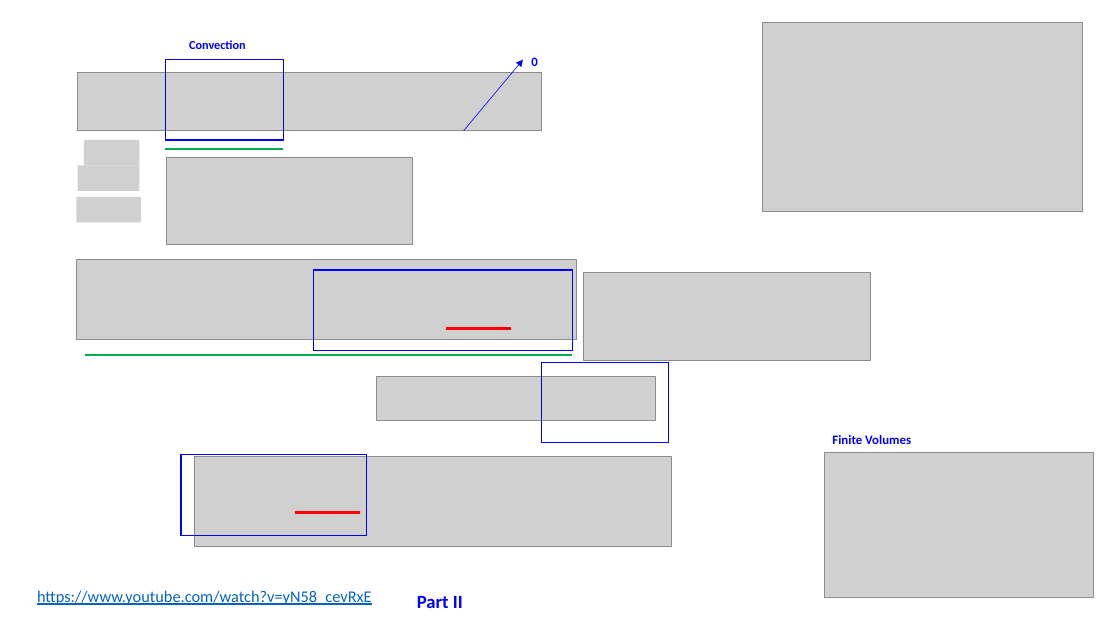
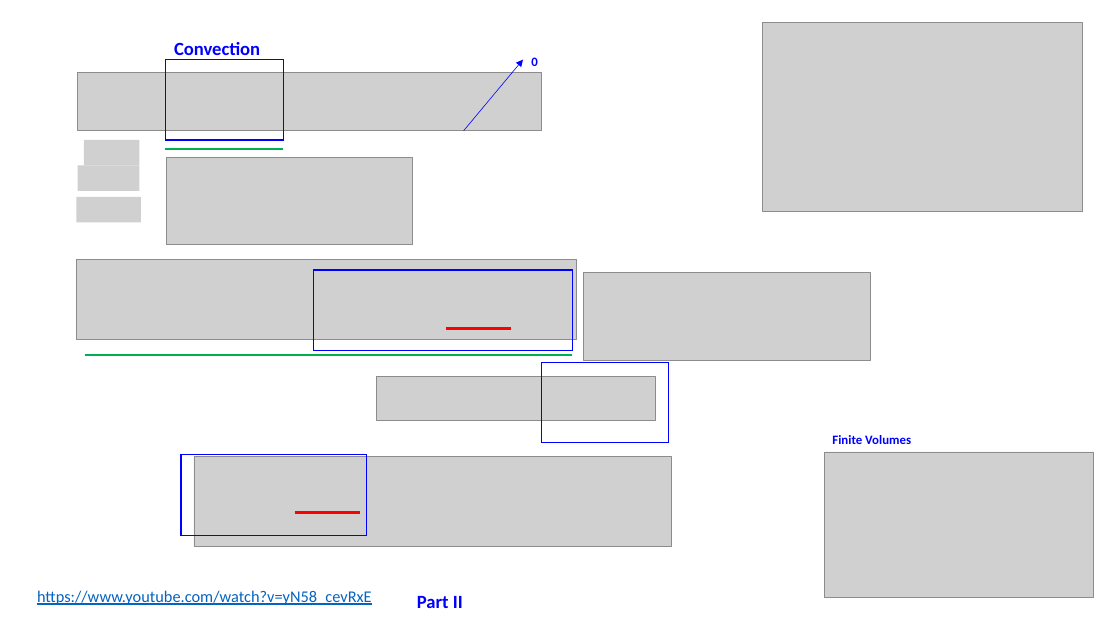
Before and after one commit to grossiRM/CFD_ON, a slide deck: slide 7 of 04_OpenFoam/openFoam_beta.pptx. Drawn at 1120x630 pixels with LibreOffice and Linux fonts; fonts in the diff are those of the drawing; grey boxes stand for pictures. Boxes give left, top, right and bottom in pixels: in the first picture for what was removed or moved away, otherwise in the second. Text is boxed around its words. In the diff, an @@ line names an element or a change of style, - is before the commit and + after.

```diff
--- a/04_OpenFoam/openFoam_beta.pptx
+++ b/04_OpenFoam/openFoam_beta.pptx
@@ text "Convection": place and size @@
-text "Convection" at bbox=[189, 40, 245, 49]
+text "Convection" at bbox=[174, 42, 260, 60]
@@ text "Convection" at bbox=[174, 42, 260, 60]: size 10.5 to 16 pt @@
```
Also in this commit, not shown: 3 other slides changed, 17 other files.
